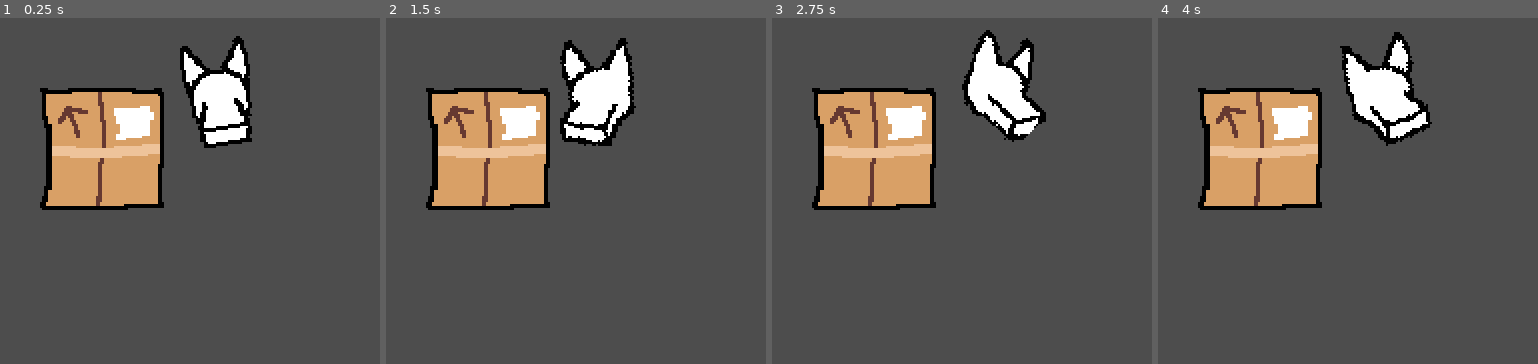
Above: before the commit, frames 1-4 (left to right).
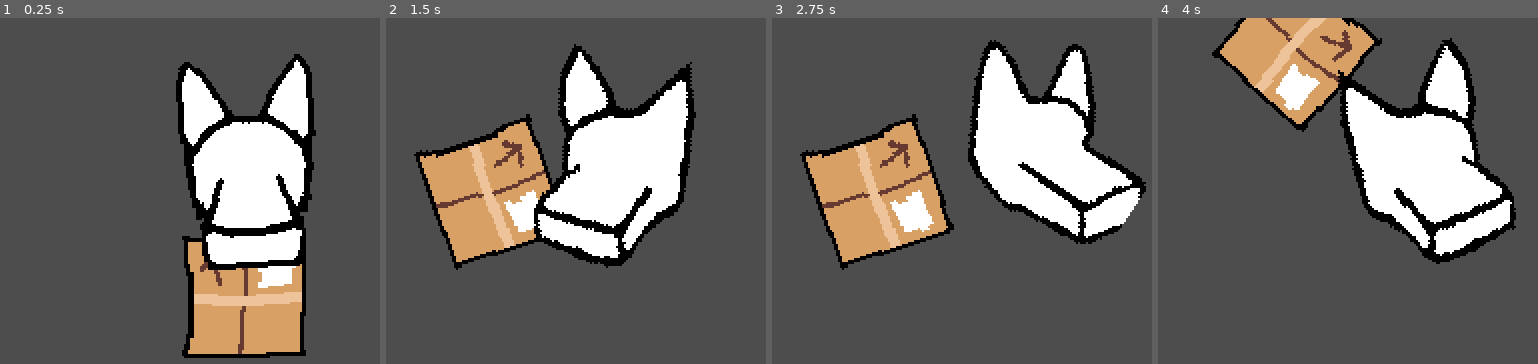
Above: after the commit, the same moments.

Repository: kennethbchen/RGHRGHRGH-Game
Game: Godot game, scene res://scenes/game.tscn
Same seed, same stepped clock (60 frames per second), same inputs: the game is played once before the commit and once after it.
Inputs (mouse positions are in pixels of both pictures, inside the frame that each line leads up to):
- Up to frame 1 (0.25 s): no input
- Up to frame 2 (1.5 s): tap Enter at 0.5 s; move the mouse to (outside the picture) at 0.52 s; press the mouse at (outside the picture) at 0.53 s; tap Space at 1.25 s; move the mouse to (outside the picture) at 1.27 s; release the mouse at (outside the picture) at 1.28 s; click (outside the picture) at 1.35 s
- Up to frame 3 (2.75 s): tap Enter at 2 s; move the mouse to (1095, 197) at 2.02 s; press the mouse at (1095, 197) at 2.03 s
- Up to frame 4 (4 s): tap Space at 2.75 s; move the mouse to (outside the picture) at 2.77 s; release the mouse at (outside the picture) at 2.78 s; click (outside the picture) at 2.85 s; tap Enter at 3.5 s; move the mouse to (outside the picture) at 3.52 s; press the mouse at (outside the picture) at 3.53 s

The runs differ from the first frame. In frame 1, 37% of the frame differs, in the area x 10-84%, y 5-99%; in frame 2, 28%; in frame 3, 27%; in frame 4, 36%.

Commit message:
Increased size of head

Diff:
--- a/scenes/game.tscn
+++ b/scenes/game.tscn
@@ -9,7 +9,7 @@
 [ext_resource type="Texture2D" uid="uid://dq8qg5mt0a02y" path="res://sprites/box.png" id="6_nvy1s"]
 
 [sub_resource type="CircleShape2D" id="CircleShape2D_pxjl7"]
-radius = 17.0294
+radius = 29.0172
 
 [node name="Game" type="Node2D"]
 
@@ -17,7 +17,7 @@
 script = ExtResource("1_jhtol")
 
 [node name="Player" type="Node2D" parent="."]
-position = Vector2(141, 34)
+position = Vector2(156, 65)
 rotation = 1.5708
 script = ExtResource("2_hwhmv")
 
@@ -33,15 +33,16 @@
 aim_speed = 60.0
 
 [node name="BiteArea" type="Area2D" parent="Player/AimSystem2D"]
+position = Vector2(50, -0.000181)
 collision_layer = 0
+metadata/_edit_group_ = true
 
 [node name="CollisionShape2D" type="CollisionShape2D" parent="Player/AimSystem2D/BiteArea"]
-position = Vector2(24, -9.33845e-05)
 shape = SubResource("CircleShape2D_pxjl7")
 
 [node name="Biteable" type="Node2D" parent="."]
 z_index = -1
-position = Vector2(83, 65)
+position = Vector2(154, 139)
 
 [node name="Sprite2D" type="Sprite2D" parent="Biteable"]
 texture = ExtResource("6_nvy1s")
--- a/scripts/sprite_head_controller.gd
+++ b/scripts/sprite_head_controller.gd
@@ -4,7 +4,8 @@
 
 @export var sprite_angle_thresholds: Array[float] = []
 
-var sprite_size: int = 64
+var sprite_size: int = 128
+
 var num_sprites: int = 4
 
 var center_angle_degrees: float = 0
--- a/sprites/dog_atlas.tres
+++ b/sprites/dog_atlas.tres
@@ -5,4 +5,4 @@
 [resource]
 resource_local_to_scene = true
 atlas = ExtResource("1_sjit1")
-region = Rect2(0, 0, 64, 64)
+region = Rect2(0, 0, 128, 128)
Binary file changed: aseprite/dog.aseprite
Binary file changed: sprites/dog_spritesheet.png
